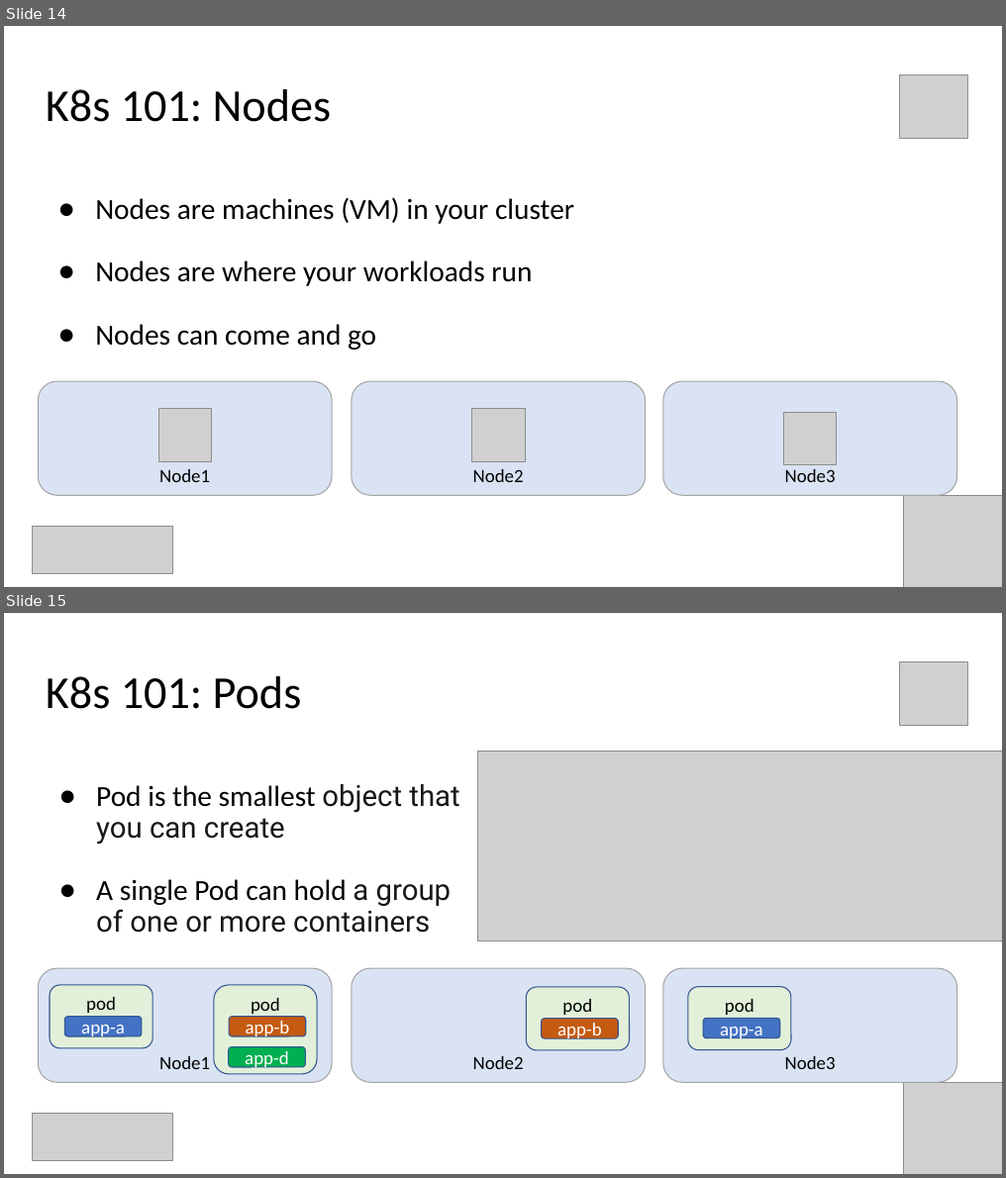
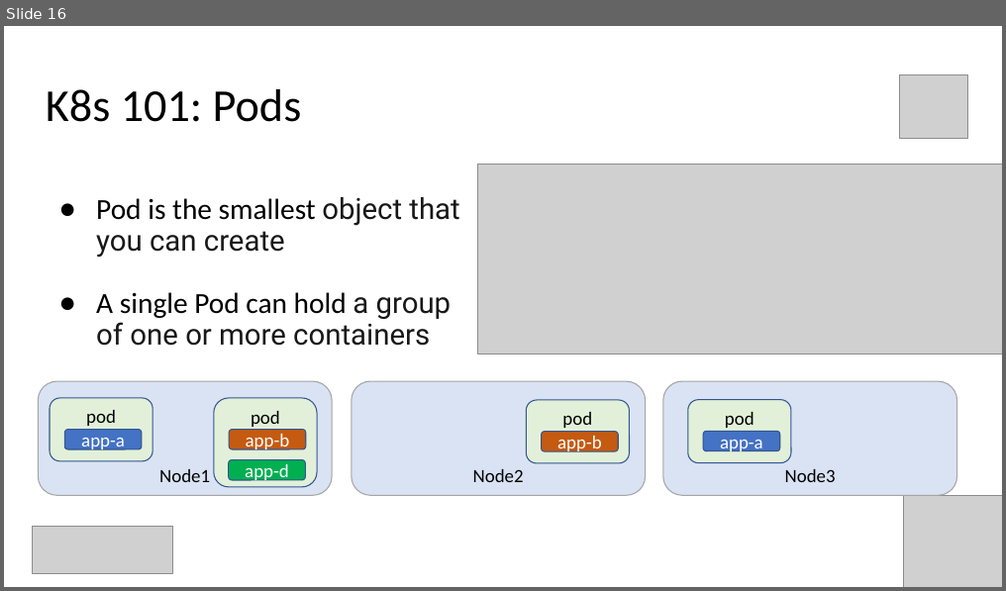
Before and after one commit to Infrastructure-AsCode/aks-101, a slide deck: slides/k8s-101.pptx. Shown one above the other, each under a label of ours: slides 14 and 15 before the commit, slide 16 after it. The pictures are 1006x1178 and 1006x591 pixels, drawn with LibreOffice and Linux fonts; fonts in the diff are those of the drawing; grey boxes stand for pictures. Boxes give left, top, right and bottom in pixels: in the first picture for what was removed or moved away, otherwise in the second. Text is boxed around its words. In the diff, an @@ line names an element or a change of style, - is before the commit and + after.

```diff
--- a/slides/k8s-101.pptx
+++ b/slides/k8s-101.pptx
@@ slide 14 removed at [4, 26, 1002, 587], background #FFFFFF @@
@@ picture removed at [899, 75, 968, 138] @@
@@ title removed at [46, 89, 331, 122] @@
-K8s 101: Nodes
@@ text removed at [95, 197, 574, 350] @@
-● Nodes are machines (VM) in your cluster
-● Nodes are where your workloads run
-● Nodes can come and go
@@ rounded rectangle removed at [38, 381, 332, 495] @@
-Node1
@@ rounded rectangle removed at [351, 381, 646, 495] @@
-Node2
@@ rounded rectangle removed at [663, 381, 957, 495] @@
-Node3
@@ picture removed at [158, 408, 211, 462] @@
@@ picture removed at [472, 408, 525, 462] @@
@@ picture removed at [784, 412, 838, 466] @@
@@ picture removed at [904, 495, 1002, 587] @@
@@ picture removed at [33, 527, 173, 574] @@
@@ what was slide 15 is now slide 16 @@
```
Also in this commit, not shown: 12 slides changed, 1 slide added, 6 other slides removed, 2 other files.
